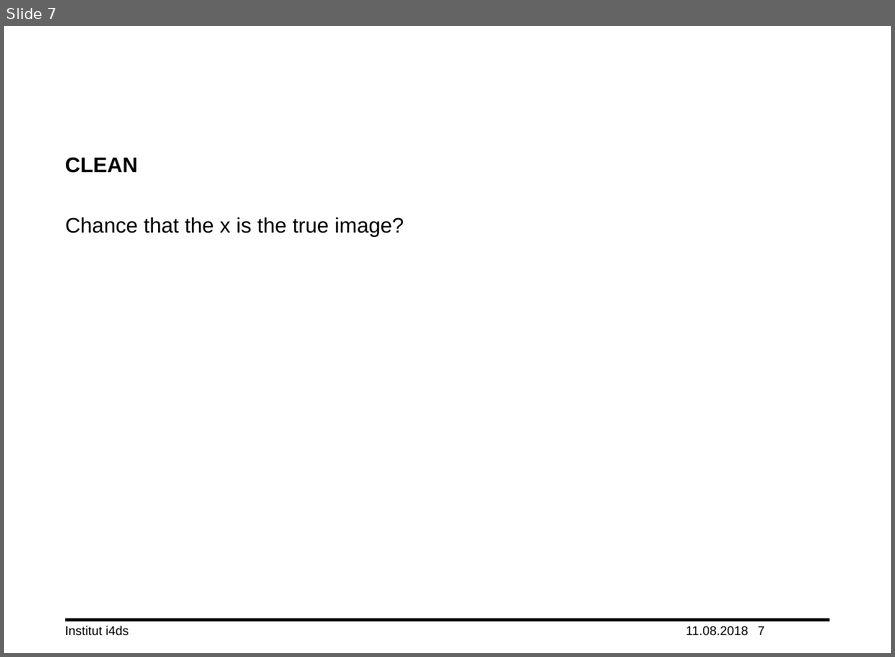
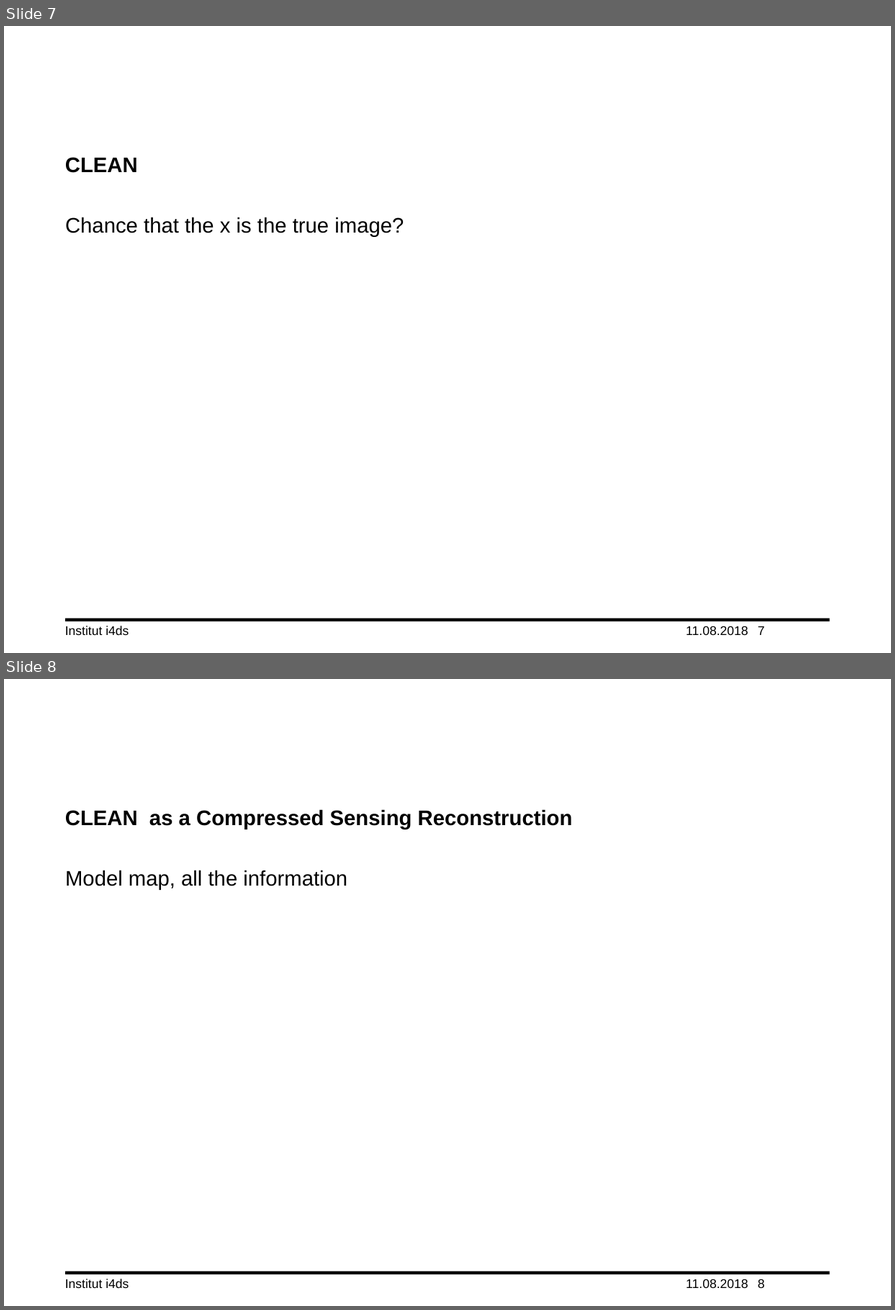
Before and after one commit to lord-blueberry/p7-doc, a slide deck: ppt/praes.pptx. Shown one above the other, each under a label of ours: slide 7 before the commit, slides 7 and 8 after it. The pictures are 895x657 and 895x1310 pixels, drawn with LibreOffice and Linux fonts; fonts in the diff are those of the drawing; background and template pictures are left out. Boxes give left, top, right and bottom in pixels: in the first picture for what was removed or moved away, otherwise in the second. Text is boxed around its words. In the diff, an @@ line names an element or a change of style, - is before the commit and + after.

```diff
--- a/ppt/praes.pptx
+++ b/ppt/praes.pptx
@@ slide 8 added at (4,679,891,1306), background #FFFFFF; not listed: 1 template element that a slide beside it also shows @@
@@ title added at (65,809,573,829), 20 pt, text #000000, bold @@
+CLEAN as a Compressed Sensing Reconstruction
@@ text added at (65,870,347,890), 20 pt, text #000000 @@
+Model map, all the information
@@ text added at (65,1279,129,1288), 12 pt, text #000000 @@
+Institut i4ds
@@ text added at (686,1279,748,1288), 12 pt, text #000000 @@
+11.08.2018
@@ page number added at (758,1279,765,1288), 12 pt, text #000000 @@
+8
```
Also in this commit, not shown: 2 slides changed, 3 other slides added.
